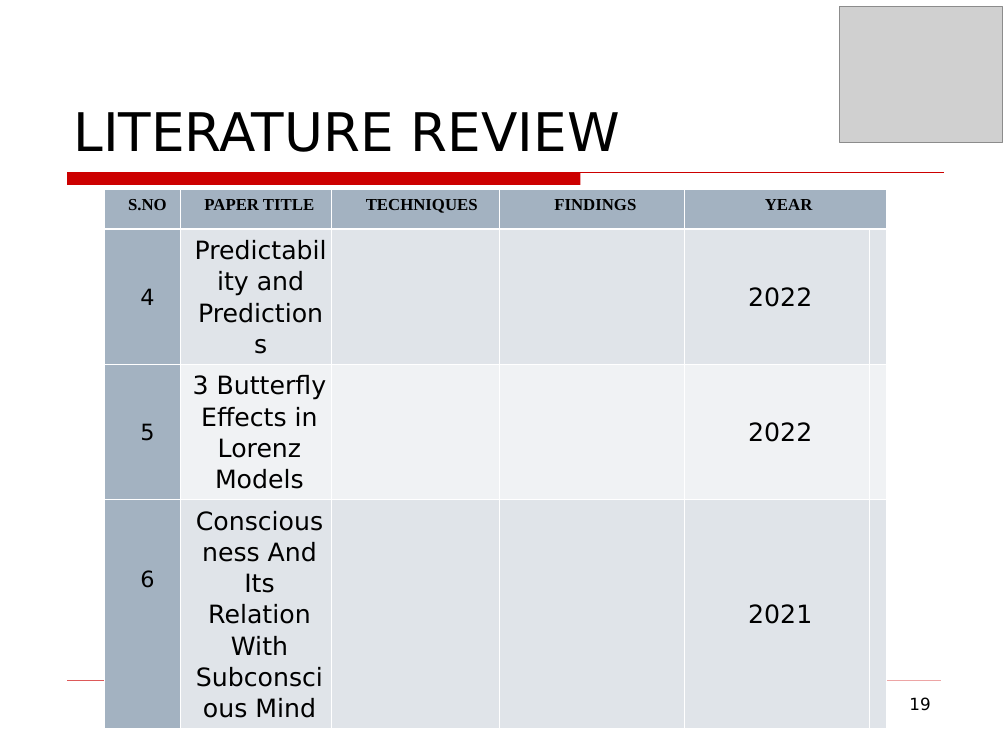
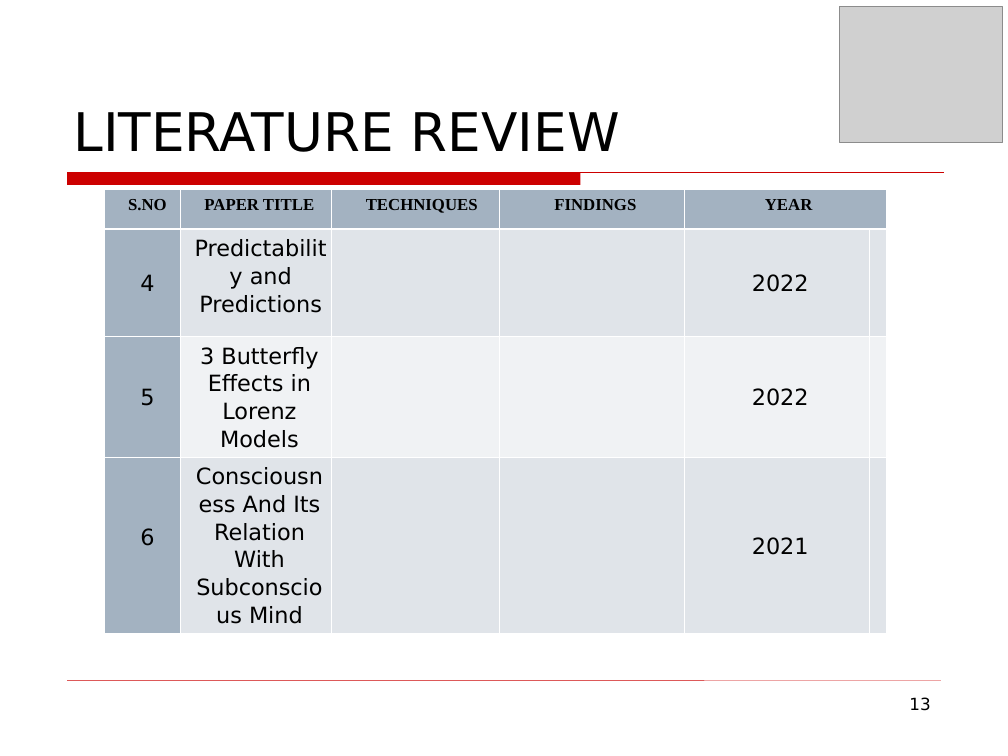
Before and after one commit to mohitlabs/Research, a slide deck: slide 13 of Emotionally Intelligent Machines(EIM's) & Sentiment Synthesis based on Ancient Vedic Astrology/Conference Paper.odp (slide 19 before the commit). Drawn at 1008x756 pixels with LibreOffice and Linux fonts; fonts in the diff are those of the drawing; grey boxes stand for pictures; background and template pictures are left out. Boxes give left, top, right and bottom in pixels: in the first picture for what was removed or moved away, otherwise in the second. Text is boxed around its words. In the diff, an @@ line names an element or a change of style, - is before the commit and + after.

```diff
--- a/Emotionally Intelligent Machines(EIM's) & Sentiment Synthesis based on Ancient Vedic Astrology/Conference Paper.odp
+++ b/Emotionally Intelligent Machines(EIM's) & Sentiment Synthesis based on Ancient Vedic Astrology/Conference Paper.odp
@@ table at (105,190,877,630) @@
@@ size 18 to 16 pt in "Predictability and Predictions", "2022", "3 Butterfly Effects in Lorenz Models", "2022" and 2 more places @@
@@ page number at (909,697,930,711): text changed @@
-19
+13
```
Also in this commit, not shown: 7 other slides changed, 3 slides added, 6 slides removed, 2 other files.
